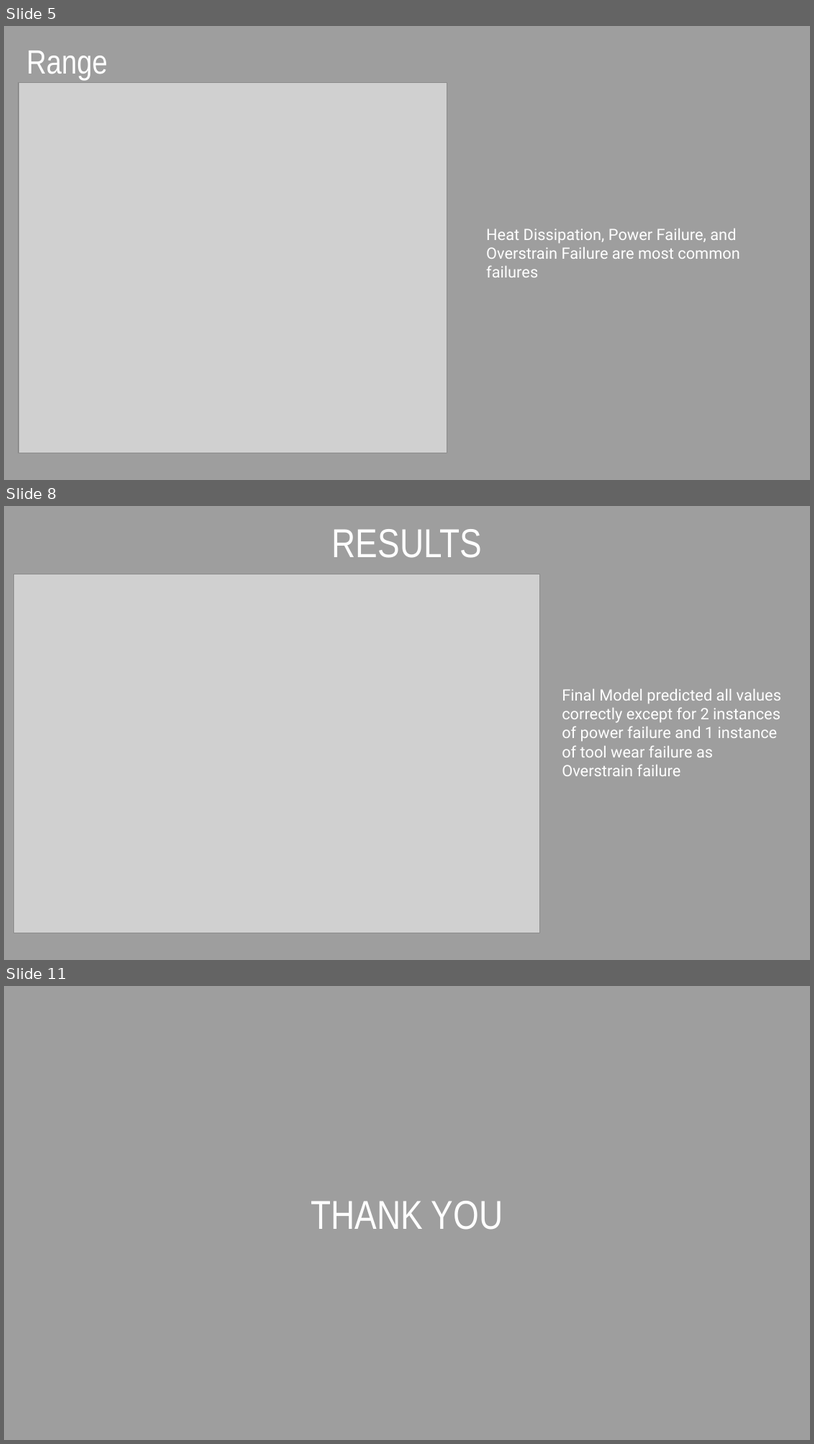
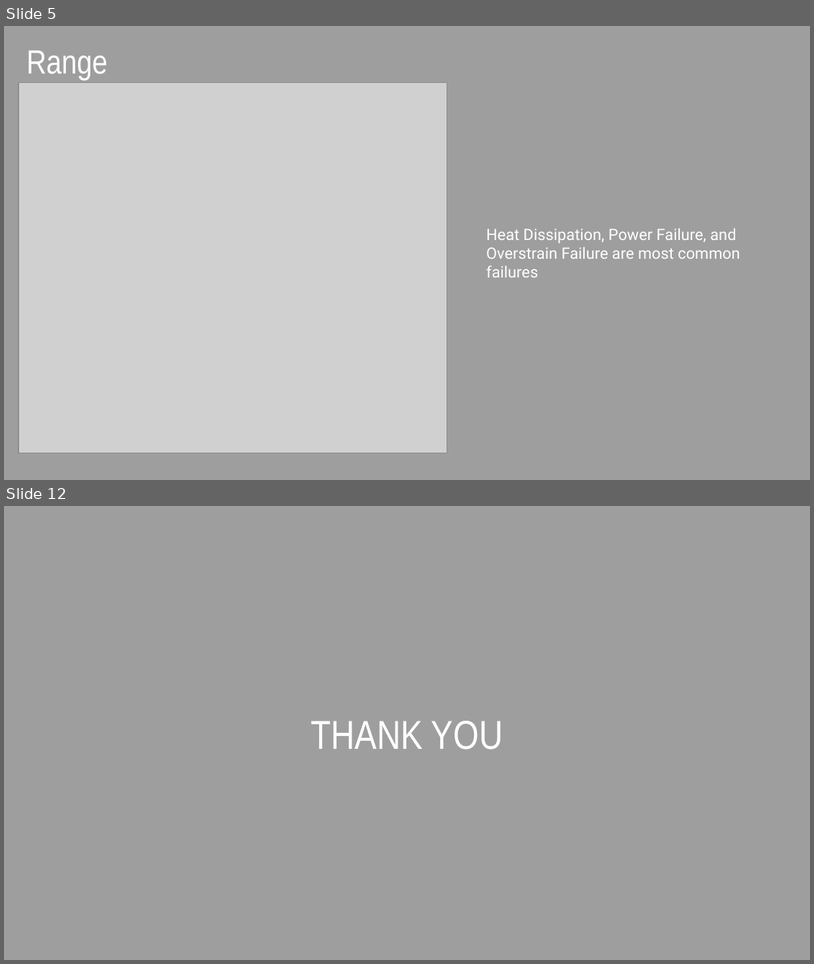
Before and after one commit to tfuger10/Machine-Predictive-Maintenance, a slide deck: Machine-Predictive-Maintenance.pptx. Shown one above the other, each under a label of ours: slides 5, 8 and 11 before the commit, slides 5 and 12 after it; the slides between them are not shown. The pictures are 814x1444 and 814x964 pixels, drawn with LibreOffice and Linux fonts; fonts in the diff are those of the drawing; grey boxes stand for pictures. Boxes give left, top, right and bottom in pixels: in the first picture for what was removed or moved away, otherwise in the second. Text is boxed around its words. In the diff, an @@ line names an element or a change of style, - is before the commit and + after.

```diff
--- a/Machine-Predictive-Maintenance.pptx
+++ b/Machine-Predictive-Maintenance.pptx
@@ slide 8 removed at bbox=[4, 506, 810, 960], background #9E9E9E @@
@@ title removed at bbox=[332, 529, 482, 558] @@
-RESULTS
@@ picture removed at bbox=[13, 574, 540, 932] @@
@@ text removed at bbox=[562, 689, 782, 776] @@
-Final Model predicted all values correctly except for 2 instances of power failure and 1 instance of tool wear failure as Overstrain failure
@@ what was slide 11 is now slide 12 @@
```
Also in this commit, not shown: 6 slides changed, 3 slides added, 1 other slide removed, 4 other files.
